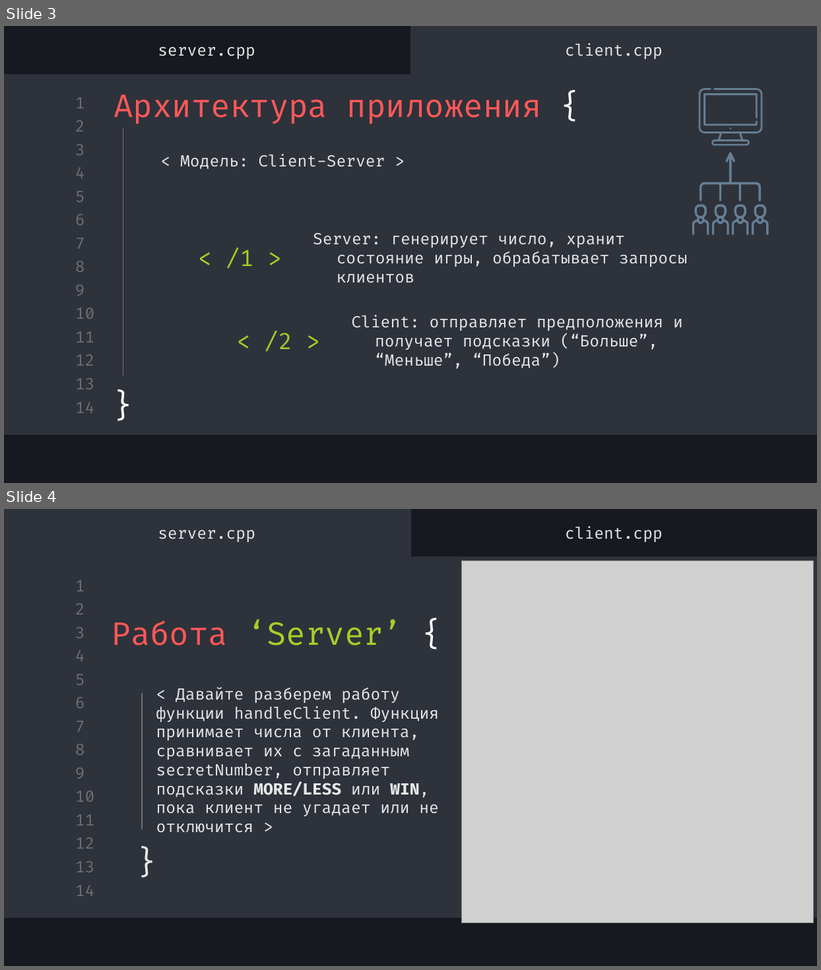
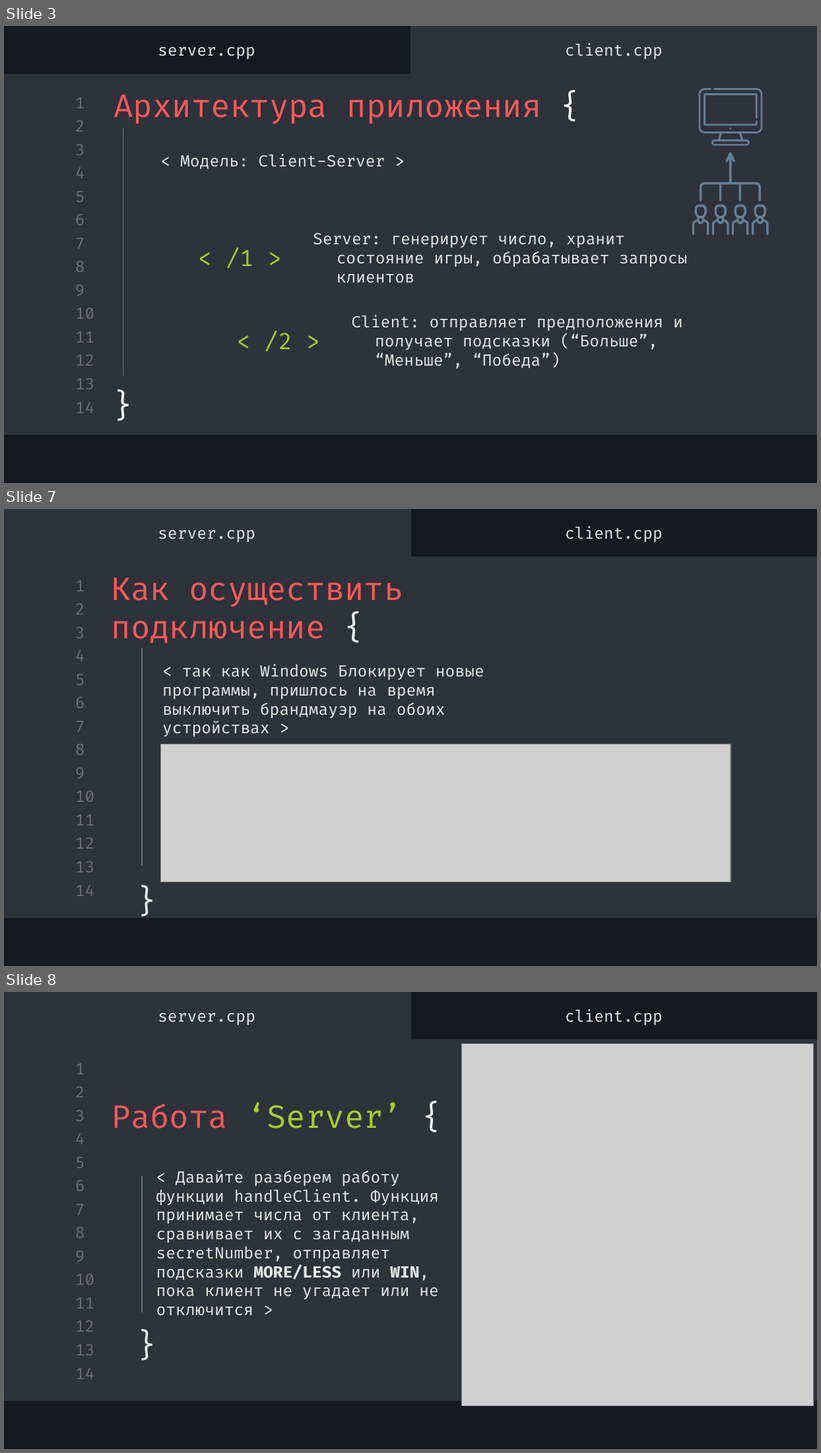
Before and after one commit to Prosta-Olya/Project_GuessNumber, a slide deck: Проект Угадай число.pptx. Shown one above the other, each under a label of ours: slides 3 and 4 before the commit, slides 3, 7 and 8 after it; the slides between them are not shown. The pictures are 821x970 and 821x1453 pixels, drawn with LibreOffice and Linux fonts; fonts in the diff are those of the drawing; grey boxes stand for pictures. Boxes give left, top, right and bottom in pixels: in the first picture for what was removed or moved away, otherwise in the second. Text is boxed around its words. In the diff, an @@ line names an element or a change of style, - is before the commit and + after.

```diff
--- a/Проект Угадай число.pptx
+++ b/Проект Угадай число.pptx
@@ slide 7 added at (4, 509, 817, 966), background #16191F; not listed: 16 template elements that a slide beside it also shows @@
@@ subtitle added at (565, 526, 663, 542), 14 pt, text #E7E7E7 @@
+client.cpp
@@ subtitle added at (158, 530, 255, 542), 14 pt, text #E7E7E7 @@
+server.cpp
@@ title added at (112, 578, 403, 644), 28 pt, text #FF5858 @@
+Как осуществить подключение {
@@ line added from (142, 648) to (142, 866), #707070 0.75 pt @@
@@ subtitle added at (162, 664, 484, 737), 14 pt, text #E7E7E7 @@
+< так как Windows Блокирует новые программы, пришлось на время выключить брандмауэр на обоих устройствах >
@@ picture added at (161, 744, 731, 882) @@
@@ text added at (129, 873, 174, 949), 28 pt, text #E7E7E7 @@
+}
@@ what was slide 4 is now slide 8 @@
```
Also in this commit, not shown: 3 other slides added.
